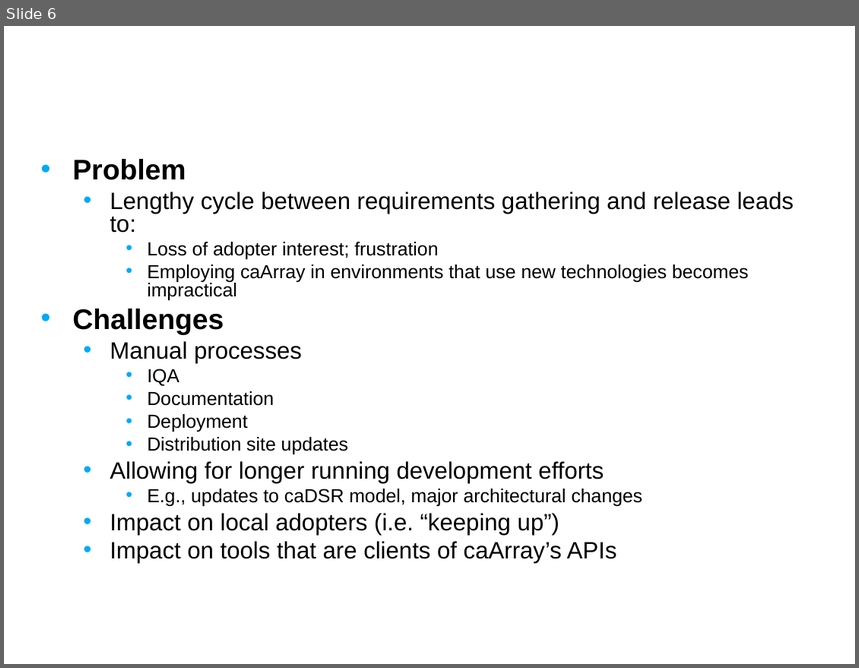
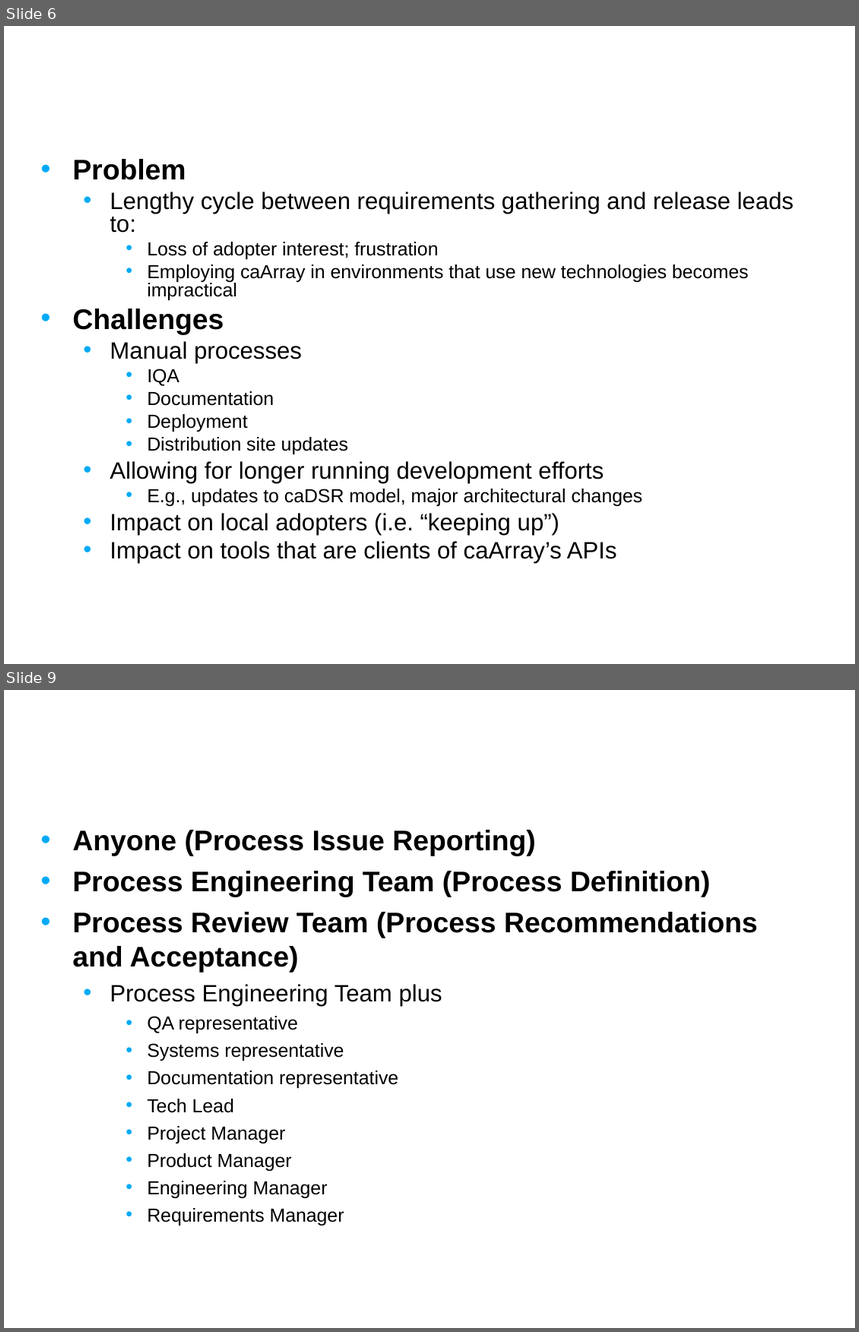
Before and after one commit to NCIP/caarray-docs, a slide deck: environment/references/process_improvement_proposal.ppt. Shown one above the other, each under a label of ours: slide 6 before the commit, slides 6 and 9 after it; the slides between them are not shown. The pictures are 859x668 and 859x1332 pixels, drawn with LibreOffice and Linux fonts; fonts in the diff are those of the drawing; background and template pictures are left out. Boxes give left, top, right and bottom in pixels: in the first picture for what was removed or moved away, otherwise in the second. Text is boxed around its words. In the diff, an @@ line names an element or a change of style, - is before the commit and + after.

```diff
--- a/environment/references/process_improvement_proposal.ppt
+++ b/environment/references/process_improvement_proposal.ppt
@@ slide 9 added at (4,690,855,1328), background picture (left out) @@
@@ title added at (32,690,671,790), 24 pt, text #FFFFFF, bold @@
+Process Roles
@@ text added at (72,830,758,1226), 16 pt, text #000000 @@
+• Anyone (Process Issue Reporting)
+• Process Engineering Team (Process Definition)
+• Process Review Team (Process Recommendations and Acceptance)
+  • Process Engineering Team plus
+    • QA representative
+    • Systems representative
+    • Documentation representative
+    • Tech Lead
+    • Project Manager
+    • Product Manager
+    • Engineering Manager
+    • Requirements Manager
```
Also in this commit, not shown: 9 slides changed, 2 other slides added.
